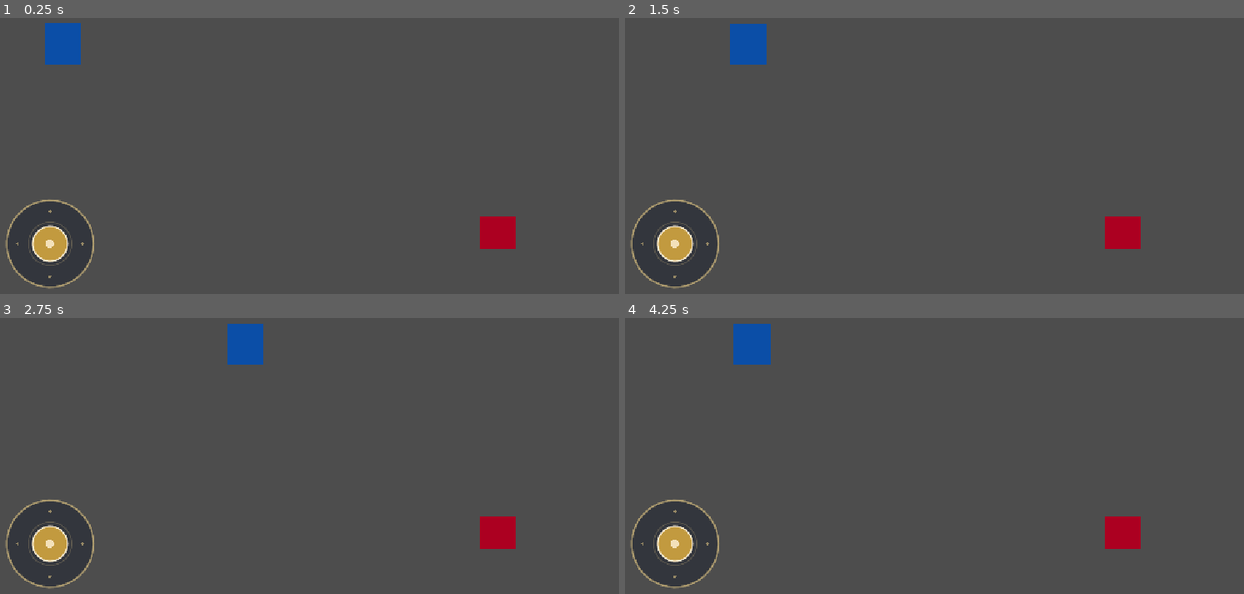
Above: before the commit, frames 1-4 (two rows, left to right).
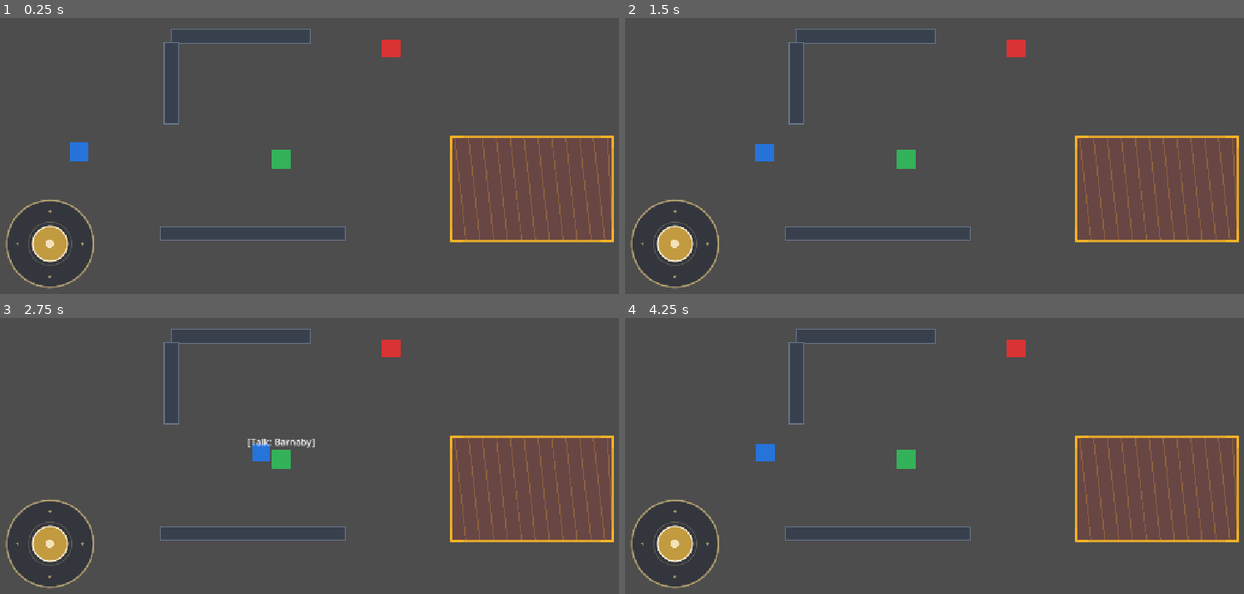
Above: after the commit, the same moments.

Repository: Darshini-Shah/Snake-Oil-Salesman
Game: Godot game, scene res://scenes/main.tscn
Two runs of this game, one before a commit and one after it. Both use one fixed random seed, a clock stepped at 60 frames per second and the inputs below.
Inputs (mouse positions are in pixels of both pictures, inside the frame that each line leads up to):
- Up to frame 1 (0.25 s): no input
- Up to frame 2 (1.5 s): tap Enter at 0.5 s; drag from (674, 244) to (1237, 249) at 0.52 s; drag from (785, 161) to (1237, 249) at 1.27 s
- Up to frame 3 (2.75 s): tap Space at 2 s; move the mouse to (365, 359) at 2.02 s; hold D (move_right) from 2.03 s (still down)
- Up to frame 4 (4.25 s): release D (move_right) at 2.75 s; drag from (891, 519) to (724, 387) at 2.77 s; tap Enter at 3.5 s; move the mouse to (1120, 500) at 3.52 s; hold A (move_left) from 3.53 s (still down)

The runs differ from the first frame. In frame 1, 12% of the frame differs, in the area x 7-100%, y 1-84%; in frame 2, 12%; in frame 3, 12%, in the area x 25-100%, y 2-84%; in frame 4, 12%.

Commit message:
added walls, collision, guards etc

Diff:
--- /dev/null
+++ b/assets/characters/guard.tscn
@@ -0,0 +1,47 @@
+[gd_scene format=3]
+
+[ext_resource type="Script" path="res://scripts/guard.gd" id="1_guard"]
+
+[sub_resource type="RectangleShape2D" id="RectangleShape2D_guard"]
+size = Vector2(32, 32)
+
+[sub_resource type="CircleShape2D" id="CircleShape2D_detect"]
+radius = 96.0
+
+[node name="Guard" type="CharacterBody2D" groups=["enemies", "guards"]]
+motion_mode = 1
+script = ExtResource("1_guard")
+
+[node name="ColorRect" type="ColorRect" parent="."]
+offset_left = -16.0
+offset_top = -16.0
+offset_right = 16.0
+offset_bottom = 16.0
+color = Color(0.85, 0.2, 0.2, 1)
+
+[node name="CollisionShape2D" type="CollisionShape2D" parent="."]
+shape = SubResource("RectangleShape2D_guard")
+
+[node name="DetectionArea" type="Area2D" parent="."]
+
+[node name="CollisionShape2D" type="CollisionShape2D" parent="DetectionArea"]
+shape = SubResource("CircleShape2D_detect")
+
+[node name="AlertIndicator" type="Label" parent="."]
+visible = false
+anchors_preset = 7
+anchor_left = 0.5
+anchor_top = 1.0
+anchor_right = 0.5
+anchor_bottom = 1.0
+offset_left = -40.0
+offset_top = -42.0
+offset_right = 40.0
+offset_bottom = -19.0
+grow_horizontal = 2
+grow_vertical = 0
+text = "(!)"
+horizontal_alignment = 1
+
+[connection signal="body_entered" from="DetectionArea" to="." method="_on_detection_area_body_entered"]
+[connection signal="body_exited" from="DetectionArea" to="." method="_on_detection_area_body_exited"]
--- /dev/null
+++ b/assets/characters/npc.tscn
@@ -0,0 +1,47 @@
+[gd_scene format=3]
+
+[ext_resource type="Script" path="res://scripts/npc.gd" id="1_npc"]
+
+[sub_resource type="RectangleShape2D" id="RectangleShape2D_npc"]
+size = Vector2(32, 32)
+
+[sub_resource type="CircleShape2D" id="CircleShape2D_interact"]
+radius = 64.0
+
+[node name="NPC" type="CharacterBody2D" groups=["npcs"]]
+motion_mode = 1
+script = ExtResource("1_npc")
+
+[node name="ColorRect" type="ColorRect" parent="."]
+offset_left = -16.0
+offset_top = -16.0
+offset_right = 16.0
+offset_bottom = 16.0
+color = Color(0.2, 0.7, 0.35, 1)
+
+[node name="CollisionShape2D" type="CollisionShape2D" parent="."]
+shape = SubResource("RectangleShape2D_npc")
+
+[node name="InteractionArea" type="Area2D" parent="."]
+
+[node name="CollisionShape2D" type="CollisionShape2D" parent="InteractionArea"]
+shape = SubResource("CircleShape2D_interact")
+
+[node name="PromptLabel" type="Label" parent="."]
+visible = false
+anchors_preset = 7
+anchor_left = 0.5
+anchor_top = 1.0
+anchor_right = 0.5
+anchor_bottom = 1.0
+offset_left = -50.0
+offset_top = -42.0
+offset_right = 50.0
+offset_bottom = -19.0
+grow_horizontal = 2
+grow_vertical = 0
+text = "[Talk]"
+horizontal_alignment = 1
+
+[connection signal="body_entered" from="InteractionArea" to="." method="_on_interaction_area_body_entered"]
+[connection signal="body_exited" from="InteractionArea" to="." method="_on_interaction_area_body_exited"]
--- /dev/null
+++ b/assets/characters/player.tscn
@@ -0,0 +1,20 @@
+[gd_scene format=3]
+
+[ext_resource type="Script" path="res://scripts/move.gd" id="1_move"]
+
+[sub_resource type="RectangleShape2D" id="RectangleShape2D_player"]
+size = Vector2(32, 32)
+
+[node name="Player" type="CharacterBody2D" groups=["player"]]
+motion_mode = 1
+script = ExtResource("1_move")
+
+[node name="ColorRect" type="ColorRect" parent="."]
+offset_left = -16.0
+offset_top = -16.0
+offset_right = 16.0
+offset_bottom = 16.0
+color = Color(0.15, 0.45, 0.85, 1)
+
+[node name="CollisionShape2D" type="CollisionShape2D" parent="."]
+shape = SubResource("RectangleShape2D_player")
--- /dev/null
+++ b/assets/objects/boundary_box.tscn
@@ -0,0 +1,21 @@
+[gd_scene format=3]
+
+[ext_resource type="PackedScene" path="res://assets/objects/wall.tscn" id="1_wall"]
+
+[node name="BoundaryBox" type="Node2D"]
+
+[node name="WallTop" parent="." instance=ExtResource("1_wall")]
+position = Vector2(576, -16)
+size = Vector2(1200, 32)
+
+[node name="WallBottom" parent="." instance=ExtResource("1_wall")]
+position = Vector2(576, 664)
+size = Vector2(1200, 32)
+
+[node name="WallLeft" parent="." instance=ExtResource("1_wall")]
+position = Vector2(-16, 324)
+size = Vector2(32, 680)
+
+[node name="WallRight" parent="." instance=ExtResource("1_wall")]
+position = Vector2(1168, 324)
+size = Vector2(32, 680)
--- /dev/null
+++ b/assets/objects/restricted_area.tscn
@@ -0,0 +1,20 @@
+[gd_scene format=3]
+
+[ext_resource type="Script" path="res://scripts/restricted_area.gd" id="1_restr"]
+
+[sub_resource type="RectangleShape2D" id="RectangleShape2D_block"]
+size = Vector2(240, 160)
+
+[sub_resource type="RectangleShape2D" id="RectangleShape2D_sensor"]
+size = Vector2(256, 176)
+
+[node name="RestrictedArea" type="StaticBody2D"]
+script = ExtResource("1_restr")
+
+[node name="CollisionShape2D" type="CollisionShape2D" parent="."]
+shape = SubResource("RectangleShape2D_block")
+
+[node name="SensorArea" type="Area2D" parent="."]
+
+[node name="CollisionShape2D" type="CollisionShape2D" parent="SensorArea"]
+shape = SubResource("RectangleShape2D_sensor")
--- /dev/null
+++ b/assets/objects/wall.tscn
@@ -0,0 +1,12 @@
+[gd_scene format=3]
+
+[ext_resource type="Script" path="res://scripts/wall.gd" id="1_wall"]
+
+[sub_resource type="RectangleShape2D" id="RectangleShape2D_wall"]
+size = Vector2(200, 32)
+
+[node name="Wall" type="StaticBody2D"]
+script = ExtResource("1_wall")
+
+[node name="CollisionShape2D" type="CollisionShape2D" parent="."]
+shape = SubResource("RectangleShape2D_wall")
--- a/scenes/main.tscn
+++ b/scenes/main.tscn
@@ -1,41 +1,50 @@
 [gd_scene format=3 uid="uid://dcu0b1bl3fns0"]
 
-[ext_resource type="Script" uid="uid://c7rykpymhb2w1" path="res://scripts/move.gd" id="1_o5qli"]
-[ext_resource type="Script" uid="uid://b1blcx7s7hobq" path="res://scripts/npc_move.gd" id="2_0wfyh"]
-[ext_resource type="PackedScene" path="res://scenes/ui/virtual_joystick.tscn" id="3_7yj8h"]
+[ext_resource type="PackedScene" path="res://assets/objects/boundary_box.tscn" id="1_bounds"]
+[ext_resource type="PackedScene" path="res://assets/objects/wall.tscn" id="2_wall"]
+[ext_resource type="PackedScene" path="res://assets/objects/restricted_area.tscn" id="3_restr"]
+[ext_resource type="PackedScene" path="res://assets/characters/player.tscn" id="4_player"]
+[ext_resource type="PackedScene" path="res://assets/characters/npc.tscn" id="5_npc"]
+[ext_resource type="PackedScene" path="res://assets/characters/guard.tscn" id="6_guard"]
+[ext_resource type="PackedScene" path="res://scenes/ui/virtual_joystick.tscn" id="7_joy"]
 
-[sub_resource type="RectangleShape2D" id="RectangleShape2D_hhiwj"]
+[node name="Main" type="Node2D" unique_id=1162856650]
 
-[sub_resource type="RectangleShape2D" id="RectangleShape2D_yovut"]
+[node name="BoundaryBox" parent="." unique_id=735332579 instance=ExtResource("1_bounds")]
 
-[node name="Main" type="Node2D" unique_id=140853257]
+[node name="Walls" type="Node2D" parent="." unique_id=1817228384]
 
-[node name="Player" type="CharacterBody2D" parent="." unique_id=609505264]
-script = ExtResource("1_o5qli")
+[node name="Wall_Building1" parent="Walls" unique_id=1086785960 instance=ExtResource("2_wall")]
+position = Vector2(480, 140)
+size = Vector2(240, 24)
 
-[node name="Polygon2D" type="Polygon2D" parent="Player" unique_id=395714950]
-position = Vector2(356, 188)
-color = Color(0.043137256, 0.30588236, 0.654902, 1)
-polygon = PackedVector2Array(-216, -72, -216, 0, -152, 0, -152, -72)
-uv = PackedVector2Array(-216, -72, -216, 0, -152, 0, -152, -72)
+[node name="Wall_Partition" parent="Walls" unique_id=1523552353 instance=ExtResource("2_wall")]
+position = Vector2(360, 220)
+size = Vector2(24, 140)
 
-[node name="CollisionShape2D" type="CollisionShape2D" parent="Player" unique_id=1167086465]
-shape = SubResource("RectangleShape2D_hhiwj")
+[node name="Wall_Courtyard" parent="Walls" unique_id=1203928354 instance=ExtResource("2_wall")]
+position = Vector2(500, 480)
+size = Vector2(320, 24)
 
-[node name="NPC" type="Area2D" parent="." unique_id=1386487432]
-position = Vector2(1124, 507)
-script = ExtResource("2_0wfyh")
+[node name="RestrictedArea" parent="." unique_id=1457519511 instance=ExtResource("3_restr")]
+position = Vector2(983, 403)
+area_name = "Treasury Vault"
+size = Vector2(280, 180)
+warning_message = "TREASURY VAULT: High security zone. Trespassing is forbidden!"
 
-[node name="Polygon2D" type="Polygon2D" parent="NPC" unique_id=277772325]
-color = Color(0.67462903, 0, 0.1305818, 1)
-polygon = PackedVector2Array(-232, -56, -168, -56, -168, 0, -232, 0)
-uv = PackedVector2Array(-232, -56, -168, -56, -168, 0, -232, 0)
+[node name="Player" parent="." unique_id=602361948 instance=ExtResource("4_player")]
+position = Vector2(200, 340)
 
-[node name="CollisionShape2D" type="CollisionShape2D" parent="NPC" unique_id=162517180]
-shape = SubResource("RectangleShape2D_yovut")
+[node name="NPC_Barnaby" parent="." unique_id=1119191849 instance=ExtResource("5_npc")]
+position = Vector2(549, 352)
+npc_name = "Barnaby"
+npc_title = "Curious Town Merchant"
 
-[node name="UI" type="CanvasLayer" parent="." unique_id=98712345]
+[node name="Guard" parent="." unique_id=1439908867 instance=ExtResource("6_guard")]
+position = Vector2(740, 160)
+guard_name = "Treasury Guard"
+challenge_message = "HALT! The Treasury Vault is restricted to authorized personnel!"
 
-[node name="VirtualJoystick" parent="UI" unique_id=1349905577 instance=ExtResource("3_7yj8h")]
+[node name="UI" type="CanvasLayer" parent="." unique_id=1459645190]
 
-[connection signal="body_entered" from="NPC" to="NPC" method="_on_npc_body_entered"]
+[node name="VirtualJoystick" parent="UI" unique_id=1384923046 instance=ExtResource("7_joy")]
--- /dev/null
+++ b/scripts/guard.gd
@@ -0,0 +1,39 @@
+class_name TownGuard
+extends CharacterBody2D
+
+## Reusable Guard / Authority NPC with detection radius and alert state.
+
+signal player_detected(guard: TownGuard, player: Node2D)
+signal player_lost(guard: TownGuard, player: Node2D)
+
+@export var guard_name: String = "Gate Guard"
+@export var is_hostile: bool = false
+@export var challenge_message: String = "Halt! Keep clear of restricted premises!"
+
+var is_alert: bool = false
+var _alert_indicator: Label
+
+
+func _ready() -> void:
+	add_to_group("guards")
+	add_to_group("enemies")
+	_alert_indicator = get_node_or_null("AlertIndicator") as Label
+	if _alert_indicator:
+		_alert_indicator.visible = false
+
+
+func _on_detection_area_body_entered(body: Node2D) -> void:
+	if body.is_in_group("player") or body.name == "Player":
+		is_alert = true
+		if _alert_indicator:
+			_alert_indicator.visible = true
+		print("[%s]: \"%s\"" % [guard_name, challenge_message])
+		emit_signal("player_detected", self, body)
+
+
+func _on_detection_area_body_exited(body: Node2D) -> void:
+	if body.is_in_group("player") or body.name == "Player":
+		is_alert = false
+		if _alert_indicator:
+			_alert_indicator.visible = false
+		emit_signal("player_lost", self, body)
--- /dev/null
+++ b/scripts/npc.gd
@@ -0,0 +1,38 @@
+class_name TownNPC
+extends CharacterBody2D
+
+## Reusable NPC for townspeople with physical collision and an interaction trigger zone.
+
+signal player_entered_interaction(npc: TownNPC)
+signal player_exited_interaction(npc: TownNPC)
+
+@export var npc_name: String = "Townsperson"
+@export var npc_title: String = "Local Resident"
+
+var is_player_in_range: bool = false
+var _prompt_label: Label
+
+
+func _ready() -> void:
+	add_to_group("npcs")
+	_prompt_label = get_node_or_null("PromptLabel") as Label
+	if _prompt_label:
+		_prompt_label.visible = false
+		_prompt_label.text = "[Talk: %s]" % npc_name
+
+
+func _on_interaction_area_body_entered(body: Node2D) -> void:
+	if body.is_in_group("player") or body.name == "Player":
+		is_player_in_range = true
+		if _prompt_label:
+			_prompt_label.visible = true
+		print("[NPC %s] Player came in range to talk!" % npc_name)
+		emit_signal("player_entered_interaction", self)
+
+
+func _on_interaction_area_body_exited(body: Node2D) -> void:
+	if body.is_in_group("player") or body.name == "Player":
+		is_player_in_range = false
+		if _prompt_label:
+			_prompt_label.visible = false
+		emit_signal("player_exited_interaction", self)
--- /dev/null
+++ b/scripts/restricted_area.gd
@@ -0,0 +1,173 @@
+@tool
+class_name RestrictedArea
+extends StaticBody2D
+
+## Restricted zone that physically blocks player entry and triggers trespass warnings.
+
+signal player_approached(body: Node2D)
+signal player_retreated(body: Node2D)
+
+@export var area_name: String = "Restricted Area":
+	set(value):
+		area_name = value
+		queue_redraw()
+
+@export var size: Vector2 = Vector2(240, 160):
+	set(value):
+		size = Vector2(max(32.0, value.x), max(32.0, value.y))
+		_update_dimensions()
+
+## If true, physically prevents the player from passing through
+@export var blocks_player: bool = true:
+	set(value):
+		blocks_player = value
+		_update_collision_state()
+
+@export var zone_color: Color = Color(0.8, 0.18, 0.15, 0.22):
+	set(value):
+		zone_color = value
+		queue_redraw()
+
+@export var border_color: Color = Color(0.95, 0.7, 0.15, 0.85):
+	set(value):
+		border_color = value
+		queue_redraw()
+
+@export var border_width: float = 3.0:
+	set(value):
+		border_width = max(1.0, value)
+		queue_redraw()
+
+@export var show_hazard_stripes: bool = true:
+	set(value):
+		show_hazard_stripes = value
+		queue_redraw()
+
+@export var warning_message: String = "RESTRICTED: Trespassing will increase town suspicion!"
+
+var _collision_shape: CollisionShape2D
+var _detector_area: Area2D
+var _detector_shape: CollisionShape2D
+
+
+func _ready() -> void:
+	add_to_group("restricted_areas")
+	_setup_nodes()
+	_update_dimensions()
+	_update_collision_state()
+
+
+func _setup_nodes() -> void:
+	_collision_shape = get_node_or_null("CollisionShape2D") as CollisionShape2D
+	if _collision_shape == null:
+		_collision_shape = CollisionShape2D.new()
+		_collision_shape.name = "CollisionShape2D"
+		add_child(_collision_shape)
+		if Engine.is_editor_hint():
+			_collision_shape.owner = get_tree().edited_scene_root
+
+	if _collision_shape.shape == null or not (_collision_shape.shape is RectangleShape2D):
+		_collision_shape.shape = RectangleShape2D.new()
+	else:
+		_collision_shape.shape = _collision_shape.shape.duplicate()
+
+	# Detector Area
+	_detector_area = get_node_or_null("SensorArea") as Area2D
+	if _detector_area == null:
+		_detector_area = Area2D.new()
+		_detector_area.name = "SensorArea"
+		add_child(_detector_area)
+		if Engine.is_editor_hint():
+			_detector_area.owner = get_tree().edited_scene_root
+
+		_detector_shape = CollisionShape2D.new()
+		_detector_shape.name = "CollisionShape2D"
+		_detector_shape.shape = RectangleShape2D.new()
+		_detector_area.add_child(_detector_shape)
+		if Engine.is_editor_hint():
+			_detector_shape.owner = get_tree().edited_scene_root
+	else:
+		_detector_shape = _detector_area.get_node_or_null("CollisionShape2D") as CollisionShape2D
+		if _detector_shape and _detector_shape.shape:
+			_detector_shape.shape = _detector_shape.shape.duplicate()
+
+	if not Engine.is_editor_hint() and _detector_area:
+		if not _detector_area.is_connected("body_entered", Callable(self, "_on_sensor_body_entered")):
+			_detector_area.connect("body_entered", Callable(self, "_on_sensor_body_entered"))
+		if not _detector_area.is_connected("body_exited", Callable(self, "_on_sensor_body_exited")):
+			_detector_area.connect("body_exited", Callable(self, "_on_sensor_body_exited"))
+
+
+func _update_collision_state() -> void:
+	if _collision_shape:
+		_collision_shape.disabled = not blocks_player
+
+
+func _update_dimensions() -> void:
+	if _collision_shape and _collision_shape.shape is RectangleShape2D:
+		(_collision_shape.shape as RectangleShape2D).size = size
+	if _detector_shape and _detector_shape.shape is RectangleShape2D:
+		# Sensor is slightly larger by 16px to detect approach
+		(_detector_shape.shape as RectangleShape2D).size = size + Vector2(16.0, 16.0)
+	queue_redraw()
+
+
+func _on_sensor_body_entered(body: Node2D) -> void:
+	if body.is_in_group("player") or body.name == "Player":
+		print("[%s] %s" % [area_name, warning_message])
+		emit_signal("player_approached", body)
+
+
+func _on_sensor_body_exited(body: Node2D) -> void:
+	if body.is_in_group("player") or body.name == "Player":
+		emit_signal("player_retreated", body)
+
+
+func _draw() -> void:
+	var rect := Rect2(-size * 0.5, size)
+	# Semi-transparent red/tint fill
+	draw_rect(rect, zone_color, true)
+
+	# Diagonal warning stripes
+	if show_hazard_stripes:
+		var stripe_color := Color(border_color.r, border_color.g, border_color.b, 0.25)
+		var stripe_step: float = 24.0
+		var half_w := size.x * 0.5
+		var half_h := size.y * 0.5
+		var total_span := size.x + size.y
+		var current := -half_w - half_h
+		while current < total_span:
+			var p1 := Vector2(current, -half_h)
+			var p2 := Vector2(current + 20.0, half_h)
+			# Clamp stripe lines within the rect
+			p1.x = clamp(p1.x, -half_w, half_w)
+			p2.x = clamp(p2.x, -half_w, half_w)
+			if p1.distance_squared_to(p2) > 4.0:
+				draw_line(p1, p2, stripe_color, 2.0)
+			current += stripe_step
+
+	# Perimeter border
+	if border_width > 0.0:
+		draw_rect(rect, border_color, false, border_width)
+
+	# Corner accent brackets
+	var bracket_len: float = min(20.0, min(size.x, size.y) * 0.2)
+	var tl := -size * 0.5
+	var tr := Vector2(size.x * 0.5, -size.y * 0.5)
+	var bl := Vector2(-size.x * 0.5, size.y * 0.5)
+	var br := size * 0.5
+	var accent_col := Color(border_color.r, border_color.g, border_color.b, 1.0)
+	var accent_w := border_width + 1.5
+
+	# Top-left corner
+	draw_line(tl, tl + Vector2(bracket_len, 0), accent_col, accent_w)
+	draw_line(tl, tl + Vector2(0, bracket_len), accent_col, accent_w)
+	# Top-right corner
+	draw_line(tr, tr - Vector2(bracket_len, 0), accent_col, accent_w)
+	draw_line(tr, tr + Vector2(0, bracket_len), accent_col, accent_w)
+	# Bottom-left corner
+	draw_line(bl, bl + Vector2(bracket_len, 0), accent_col, accent_w)
+	draw_line(bl, bl - Vector2(0, bracket_len), accent_col, accent_w)
+	# Bottom-right corner
+	draw_line(br, br - Vector2(bracket_len, 0), accent_col, accent_w)
+	draw_line(br, br - Vector2(0, bracket_len), accent_col, accent_w)
--- /dev/null
+++ b/scripts/wall.gd
@@ -0,0 +1,71 @@
+@tool
+class_name Wall
+extends StaticBody2D
+
+## Resizable 2D Wall with synchronized collision shape and visuals.
+
+@export var size: Vector2 = Vector2(200, 32):
+	set(value):
+		size = Vector2(max(8.0, value.x), max(8.0, value.y))
+		_update_wall()
+
+@export var wall_color: Color = Color(0.22, 0.25, 0.3, 1.0):
+	set(value):
+		wall_color = value
+		queue_redraw()
+
+@export var border_color: Color = Color(0.4, 0.45, 0.52, 1.0):
+	set(value):
+		border_color = value
+		queue_redraw()
+
+@export var border_width: float = 2.0:
+	set(value):
+		border_width = max(0.0, value)
+		queue_redraw()
+
+var _collision_shape: CollisionShape2D
+
+
+func _ready() -> void:
+	add_to_group("walls")
+	_setup_collision()
+	_update_wall()
+
+
+func _setup_collision() -> void:
+	_collision_shape = get_node_or_null("CollisionShape2D") as CollisionShape2D
+	if _collision_shape == null:
+		_collision_shape = CollisionShape2D.new()
+		_collision_shape.name = "CollisionShape2D"
+		add_child(_collision_shape)
+		if Engine.is_editor_hint():
+			_collision_shape.owner = get_tree().edited_scene_root
+
+	if _collision_shape.shape == null or not (_collision_shape.shape is RectangleShape2D):
+		_collision_shape.shape = RectangleShape2D.new()
+	else:
+		# Ensure unique shape resource per instance
+		_collision_shape.shape = _collision_shape.shape.duplicate()
+
+
+func _update_wall() -> void:
+	if _collision_shape == null:
+		_collision_shape = get_node_or_null("CollisionShape2D") as CollisionShape2D
+	if _collision_shape and _collision_shape.shape is RectangleShape2D:
+		var rect_shape := _collision_shape.shape as RectangleShape2D
+		rect_shape.size = size
+	queue_redraw()
+
+
+func _draw() -> void:
+	var rect := Rect2(-size * 0.5, size)
+	# Main wall fill
+	draw_rect(rect, wall_color, true)
+	# Inner decorative line / brick edge for extra detail
+	if size.y > 16.0 and size.x > 16.0:
+		var inner_rect := Rect2(-size * 0.5 + Vector2(2, 2), size - Vector2(4, 4))
+		draw_rect(inner_rect, Color(wall_color.r * 1.15, wall_color.g * 1.15, wall_color.b * 1.15, 0.4), false, 1.0)
+	# Outline border
+	if border_width > 0.0:
+		draw_rect(rect, border_color, false, border_width)
Not shown, added: scripts/guard.gd.uid
Not shown, added: scripts/npc.gd.uid
Not shown, added: scripts/restricted_area.gd.uid
Not shown, added: scripts/wall.gd.uid
